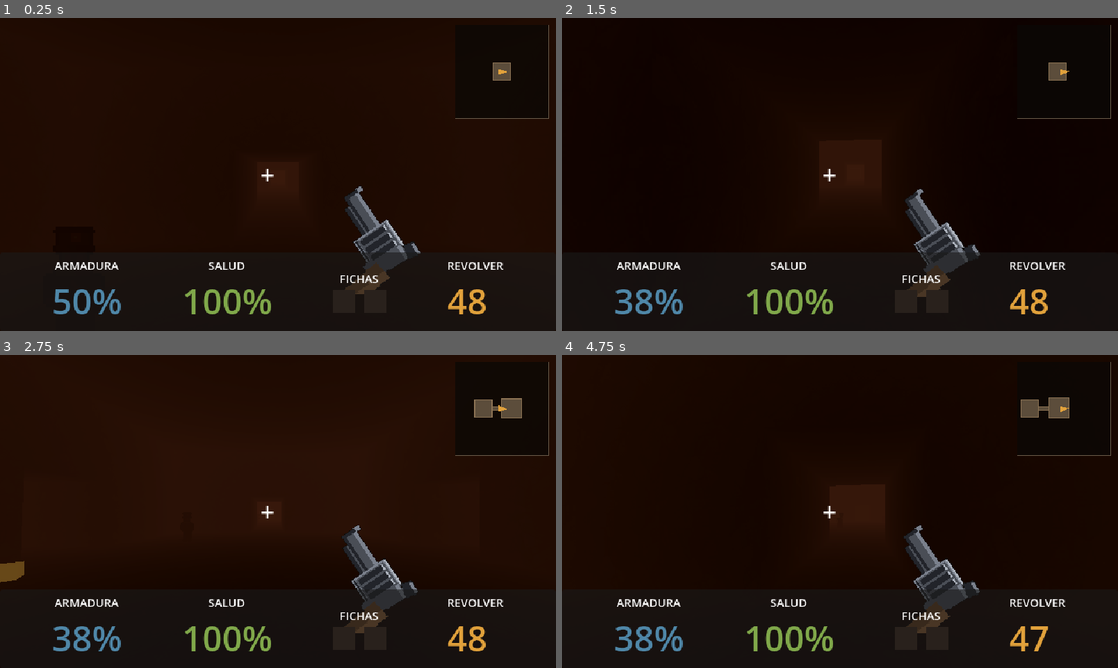
Above: before the commit, frames 1-4 (two rows, left to right).
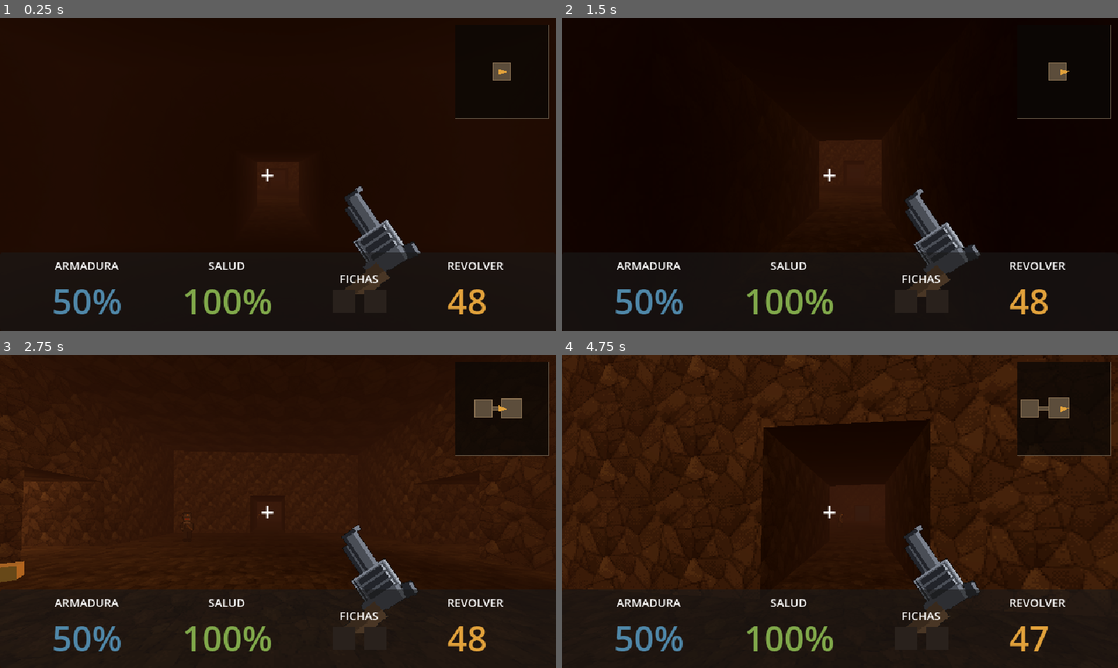
Above: after the commit, the same moments.

Repository: xXJotaHacheXx/Socavon
Game: Godot game, scene res://escenas/nivel3.tscn
Two runs of this game, one before a commit and one after it. Both use one fixed random seed, a clock stepped at 60 frames per second and the inputs below. This scene is started directly instead of the project's main scene.
Inputs (mouse positions are in pixels of both pictures, inside the frame that each line leads up to):
- Up to frame 1 (0.25 s): no input
- Up to frame 2 (1.5 s): tap Enter (ui_accept) at 0.5, 0.77 s; move the mouse to (867, 174) at 0.52 s; hold 1 (arma1) 0.53-1.28 s; hold W (adelante) from 0.53 s (still down); move the mouse to (812, 174) at 1.27 s; tap 2 (arma2) at 1.35 s
- Up to frame 3 (2.75 s): keep holding W (adelante); tap Enter (ui_accept) at 1.52 s; move the mouse to (289, 505) at 2.02 s; hold Shift (correr) from 2.03 s (still down)
- Up to frame 4 (4.75 s): keep holding W (adelante); move the mouse to (834, 517) at 2.77 s; release Shift (correr) at 2.78 s; click (834, 517) at 2.85 s; tap Enter (ui_accept) at 3.02, 3.77, 4.52 s; move the mouse to (878, 514) at 3.52 s; hold 1 (arma1) 3.53-4.28 s; move the mouse to (795, 508) at 4.27 s; tap 2 (arma2) at 4.35 s

The runs differ from the first frame. In frame 2, 0.2% of the frame differs, in the area x 9-17%, y 86-95%; in frame 3, 7.8%; in frame 4, 40%, in the area x 0-100%, y 0-100%.

Commit message:
Nivel 3, Escupefuego, escopeta y arsenal persistente

Diff:
--- a/escenas/nivel3.tscn
+++ b/escenas/nivel3.tscn
@@ -295,9 +295,6 @@
 [node name="Secreto2" parent="." unique_id=1272660597 instance=ExtResource("10_3l2ns")]
 transform = Transform3D(1, 0, 0, 0, 1, 0, 0, 0, 1, 53, 0, -26)
 
-[node name="Barretero" parent="." unique_id=1066758173 instance=ExtResource("11_ow8mk")]
-transform = Transform3D(1, 0, 0, 0, 1, 0, 0, 0, 1, -45, 0, -3)
-
 [node name="Barretero2" parent="." unique_id=169804122 instance=ExtResource("11_ow8mk")]
 transform = Transform3D(1, 0, 0, 0, 1, 0, 0, 0, 1, 0.22025251, 7.748604e-07, -2.10901)
 
@@ -377,3 +374,101 @@
 transform = Transform3D(1, 0, 0, 0, 1, 0, 0, 0, 1, 43, 0, 22)
 tipo = 1
 cantidad = 4
+
+[node name="Luces" type="Node3D" parent="." unique_id=790904408]
+
+[node name="OmniLight3D" type="OmniLight3D" parent="Luces" unique_id=2123768123]
+transform = Transform3D(1, 0, 0, 0, 1, 0, 0, 0, 1, -48, 3.6, 0)
+light_color = Color(1, 0.6901961, 0.4392157, 1)
+light_energy = 4.0
+omni_range = 16.0
+
+[node name="OmniLight3D2" type="OmniLight3D" parent="Luces" unique_id=1500781739]
+transform = Transform3D(1, 0, 0, 0, 1, 0, 0, 0, 1, -25, 4.2, 0)
+light_color = Color(1, 0.6901961, 0.4392157, 1)
+light_energy = 4.0
+omni_range = 16.0
+
+[node name="OmniLight3D3" type="OmniLight3D" parent="Luces" unique_id=1405042439]
+transform = Transform3D(1, 0, 0, 0, 1, 0, 0, 0, 1, -25, 1.9, 13)
+light_color = Color(1, 0.6901961, 0.4392157, 1)
+light_energy = 4.0
+omni_range = 16.0
+
+[node name="OmniLight3D4" type="OmniLight3D" parent="Luces" unique_id=1312367884]
+transform = Transform3D(1, 0, 0, 0, 1, 0, 0, 0, 1, -22, 4.8, 22)
+light_color = Color(1, 0.6901961, 0.4392157, 1)
+light_energy = 4.0
+omni_range = 16.0
+
+[node name="OmniLight3D5" type="OmniLight3D" parent="Luces" unique_id=1923958581]
+transform = Transform3D(1, 0, 0, 0, 1, 0, 0, 0, 1, -9, 4.8, 22)
+light_color = Color(1, 0.6901961, 0.4392157, 1)
+light_energy = 4.0
+omni_range = 16.0
+
+[node name="OmniLight3D6" type="OmniLight3D" parent="Luces" unique_id=889117812]
+transform = Transform3D(1, 0, 0, 0, 1, 0, 0, 0, 1, -38, 2.7, 24)
+light_color = Color(1, 0.6901961, 0.4392157, 1)
+light_energy = 4.0
+omni_range = 16.0
+
+[node name="OmniLight3D7" type="OmniLight3D" parent="Luces" unique_id=2054500191]
+transform = Transform3D(1, 0, 0, 0, 1, 0, 0, 0, 1, -25, 1.9, -13)
+light_color = Color(1, 0.6901961, 0.4392157, 1)
+light_energy = 4.0
+omni_range = 16.0
+
+[node name="OmniLight3D8" type="OmniLight3D" parent="Luces" unique_id=1767131137]
+transform = Transform3D(1, 0, 0, 0, 1, 0, 0, 0, 1, -20, 4.2, -16)
+light_color = Color(1, 0.6901961, 0.4392157, 1)
+light_energy = 4.0
+omni_range = 16.0
+
+[node name="OmniLight3D9" type="OmniLight3D" parent="Luces" unique_id=192579646]
+transform = Transform3D(1, 0, 0, 0, 1, 0, 0, 0, 1, -4, 4.2, -18)
+light_color = Color(1, 0.6901961, 0.4392157, 1)
+light_energy = 4.0
+omni_range = 16.0
+
+[node name="OmniLight3D10" type="OmniLight3D" parent="Luces" unique_id=626762018]
+transform = Transform3D(1, 0, 0, 0, 1, 0, 0, 0, 1, -2, 4.5, 0)
+light_color = Color(1, 0.6901961, 0.4392157, 1)
+light_energy = 4.0
+omni_range = 16.0
+
+[node name="OmniLight3D11" type="OmniLight3D" parent="Luces" unique_id=1558810213]
+transform = Transform3D(1, 0, 0, 0, 1, 0, 0, 0, 1, 14, 4.5, 0)
+light_color = Color(1, 0.6901961, 0.4392157, 1)
+light_energy = 4.0
+omni_range = 16.0
+
+[node name="OmniLight3D12" type="OmniLight3D" parent="Luces" unique_id=1087642044]
+transform = Transform3D(1, 0, 0, 0, 1, 0, 0, 0, 1, 36, 3.9, 0)
+light_color = Color(1, 0.6901961, 0.4392157, 1)
+light_energy = 4.0
+omni_range = 16.0
+
+[node name="OmniLight3D13" type="OmniLight3D" parent="Luces" unique_id=1043348106]
+transform = Transform3D(1, 0, 0, 0, 1, 0, 0, 0, 1, 38, 3.6, 26)
+light_color = Color(1, 0.6901961, 0.4392157, 1)
+light_energy = 4.0
+omni_range = 16.0
+
+[node name="OmniLight3D14" type="OmniLight3D" parent="Luces" unique_id=1692794021]
+transform = Transform3D(1, 0, 0, 0, 1, 0, 0, 0, 1, 38, 5.4, -26)
+light_color = Color(1, 0.6901961, 0.4392157, 1)
+light_energy = 4.0
+omni_range = 16.0
+
+[node name="OmniLight3D15" type="OmniLight3D" parent="Luces" unique_id=2045631309]
+transform = Transform3D(1, 0, 0, 0, 1, 0, 0, 0, 1, 53, 2.7, -26)
+light_color = Color(1, 0.6901961, 0.4392157, 1)
+light_energy = 4.0
+omni_range = 16.0
+
+[node name="OmniLight3D16" type="OmniLight3D" parent="Luces" unique_id=614773770]
+transform = Transform3D(1, 0, 0, 0, 1, 0, 0, 0, 1, 52, 3.6, 0)
+light_color = Color(1, 0.6901961, 0.4392157, 1)
+light_energy = 4.0
+omni_range = 16.0
